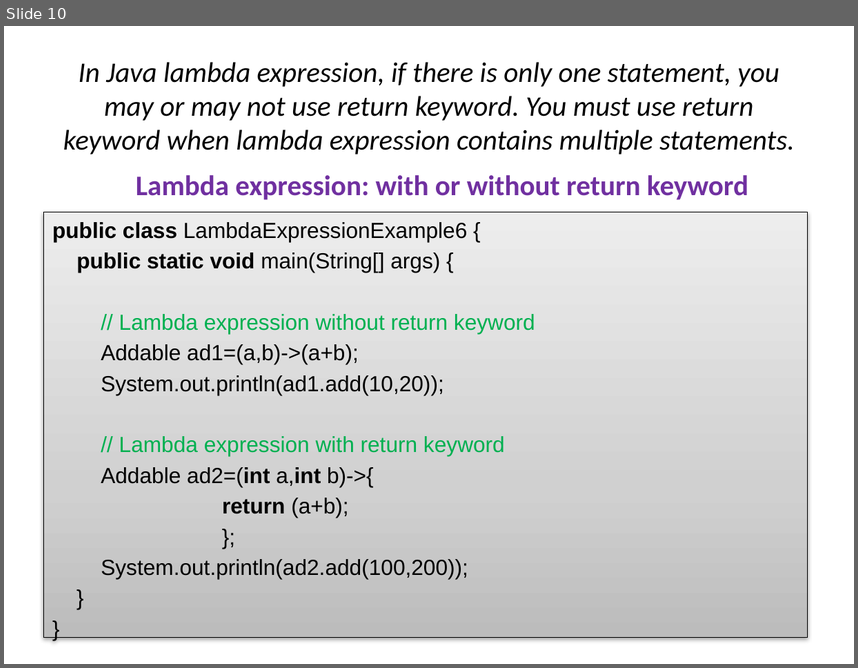
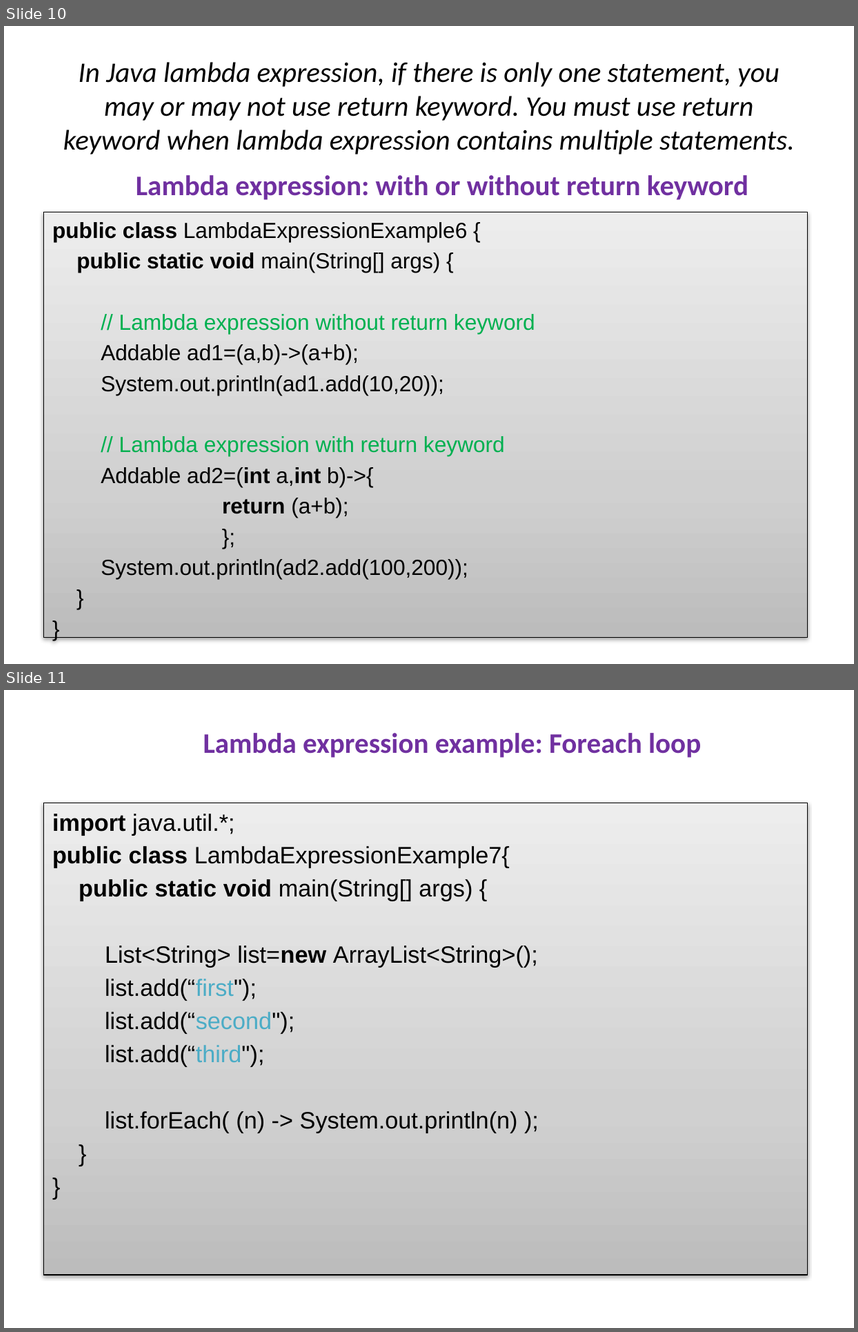
Before and after one commit to Rekklas/lambdas_presentation, a slide deck: lambdas.pptx. Shown one above the other, each under a label of ours: slide 10 before the commit, slides 10 and 11 after it. The pictures are 858x668 and 858x1332 pixels, drawn with LibreOffice and Linux fonts; fonts in the diff are those of the drawing. Boxes give left, top, right and bottom in pixels: in the first picture for what was removed or moved away, otherwise in the second. Text is boxed around its words. In the diff, an @@ line names an element or a change of style, - is before the commit and + after.

Commit message:
added 2 slides with foreach loop and creating threads examples

```diff
--- a/lambdas.pptx
+++ b/lambdas.pptx
@@ slide 11 added at (4, 690, 854, 1328), background #FFFFFF @@
@@ text added at (203, 733, 701, 758), 24 pt, text #7030A0, bold @@
+Lambda expression example: Foreach loop
@@ text added at (44, 803, 807, 1275), fill gradient #BDBDBD to #D1D1D1 to #EEEEEE, outline #000000 0.75 pt, 20 pt, text #000000 @@
+import java.util.*;
+public class LambdaExpressionExample7{
+public static void main(String[] args) {
+List<String> list=new ArrayList<String>();
+list.add(“first");
+list.add(“second");
+list.add(“third");
+list.forEach( (n) -> System.out.println(n) );
+}
+}
```
Also in this commit, not shown: 1 other slide added.
